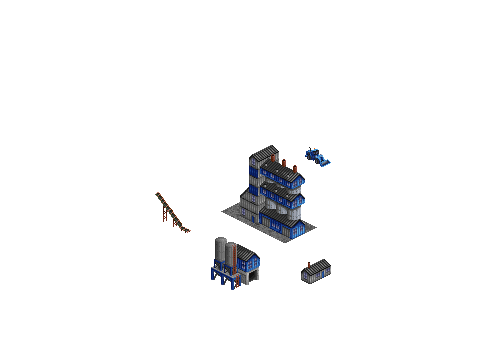
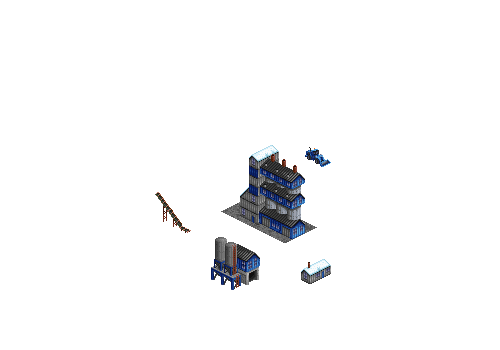
Before/after of a 500×350 layered artwork. What changed in the layer stack:
added group "hut" with 2 layers above "vertical kiln" over (301, 259, 331, 276)
added layer "snow" (1st of 3, in "hut") in group "hut" over (301, 259, 331, 276)
moved "huts" into group "hut" over (301, 259, 331, 276)
added layer "snow" (2nd of 3, in "charging conveyor") in group "charging conveyor" over (240, 145, 279, 196)
